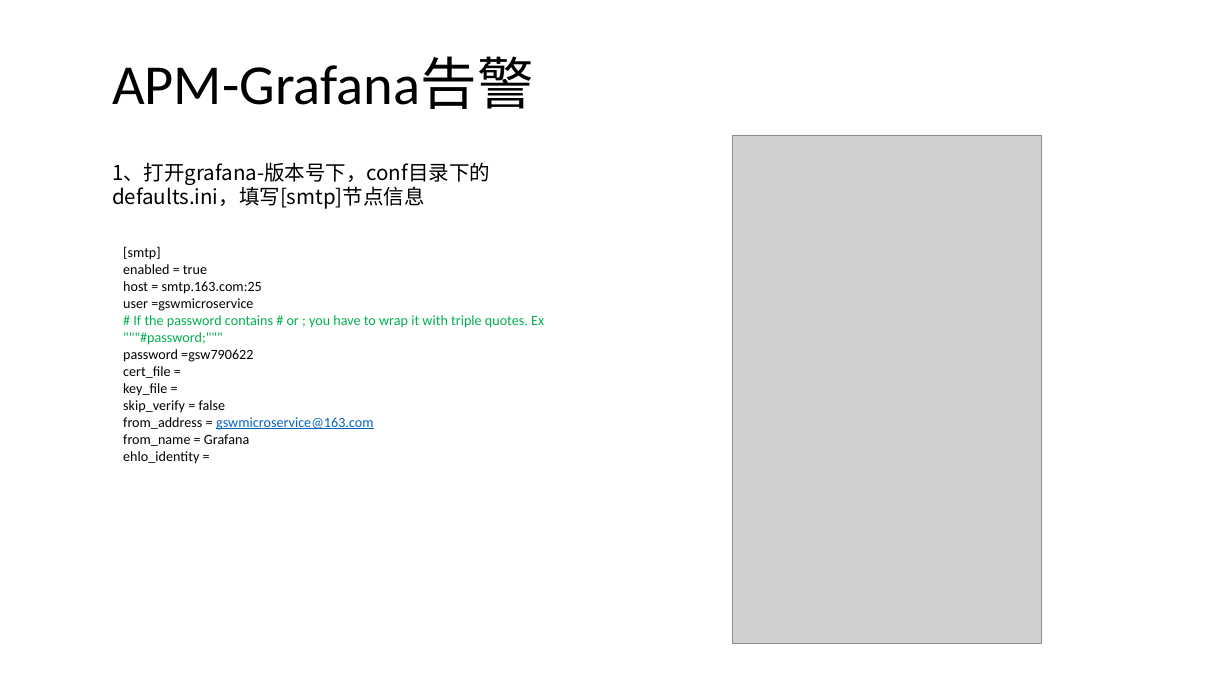
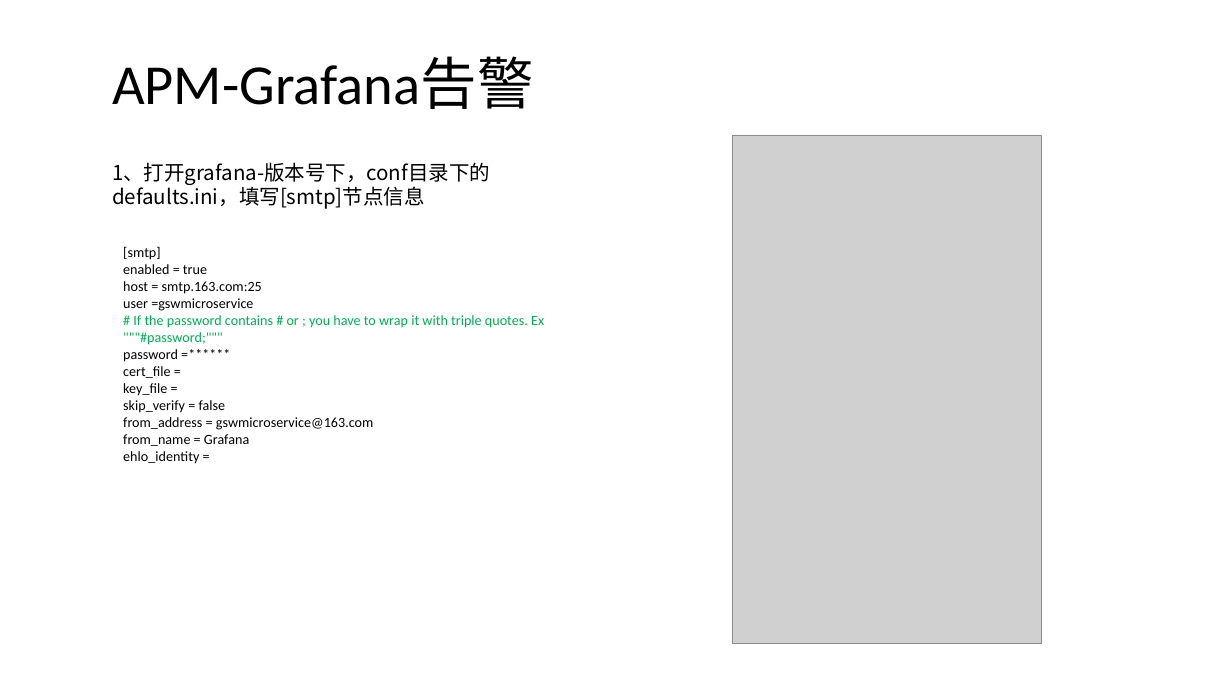
Before and after one commit to axzxs2001/HisMicroserviceSample, a slide deck: slide 44 of HisMicroserviceSample/Doc/基于.net core微服务.pptx. Drawn at 1232x693 pixels with LibreOffice and Linux fonts; fonts in the diff are those of the drawing; grey boxes stand for pictures; background and template pictures are left out. Boxes give left, top, right and bottom in pixels: in the first picture for what was removed or moved away, otherwise in the second. Text is boxed around its words. In the diff, an @@ line names an element or a change of style, - is before the commit and + after.

```diff
--- a/HisMicroserviceSample/Doc/基于.net core微服务.pptx
+++ b/HisMicroserviceSample/Doc/基于.net core微服务.pptx
@@ text at [123,349,178,362]: text changed @@
-password =gsw790622
+password =******
@@ text at [123,417,373,430]: text colour #0563C1 to #000000, underline off in "gswmicroservice@163.com" @@
```
Also in this commit, not shown: 1 other slide changed, 3 slides added, 1 slide removed, 5 other files.
